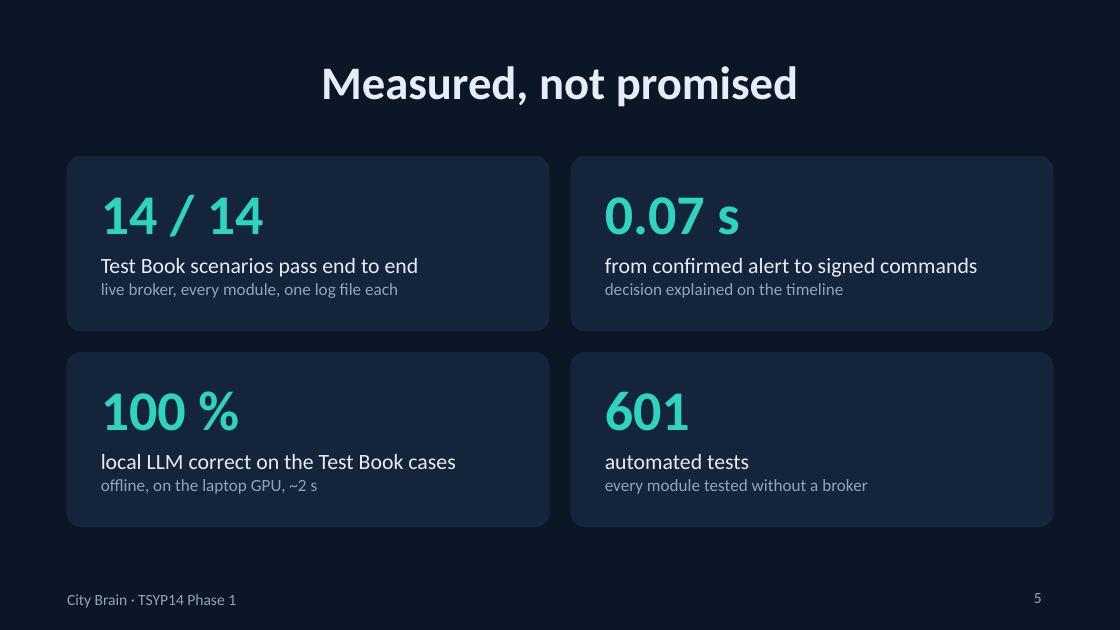
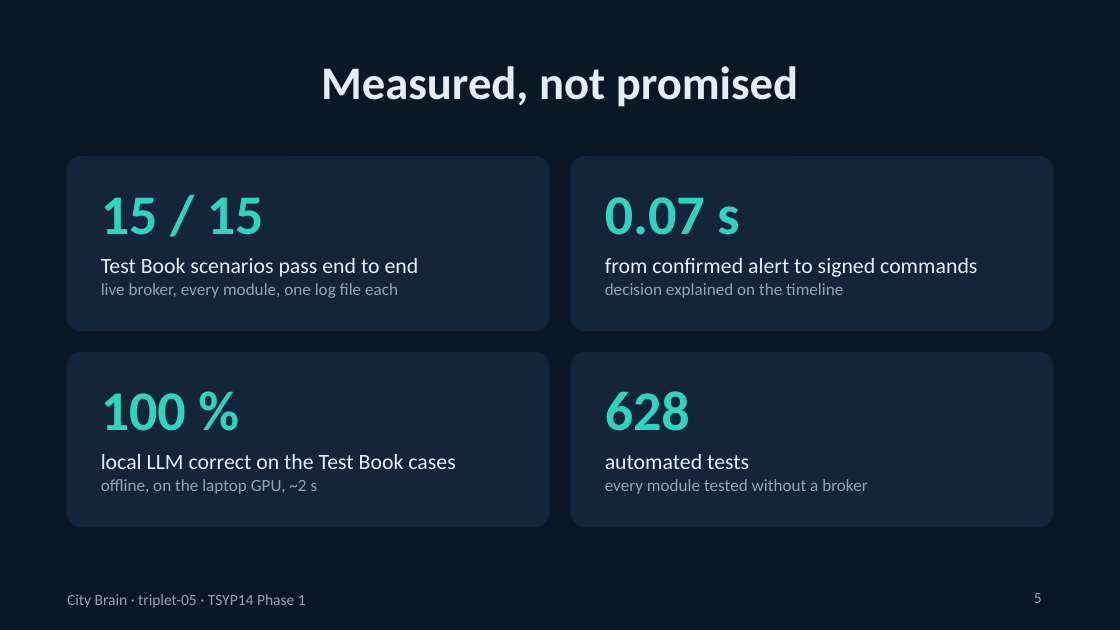
Before and after one commit to Omar-Brika/city-brain-convergence, a slide deck: slide 5 of docs/pitch/pitch.pptx. Drawn at 1120x630 pixels with LibreOffice and Linux fonts; fonts in the diff are those of the drawing. Boxes give left, top, right and bottom in pixels: in the first picture for what was removed or moved away, otherwise in the second. Text is boxed around its words. In the diff, an @@ line names an element or a change of style, - is before the commit and + after.

```diff
--- a/docs/pitch/pitch.pptx
+++ b/docs/pitch/pitch.pptx
@@ text at (101, 197, 264, 235): text changed @@
-14 / 14
+15 / 15
@@ text at (605, 391, 690, 431): text changed @@
-601
+628
@@ text at (67, 594, 306, 608): text changed @@
-City Brain · TSYP14 Phase 1
+City Brain · triplet-05 · TSYP14 Phase 1
```
Also in this commit, not shown: 6 other slides changed, 31 other files.
